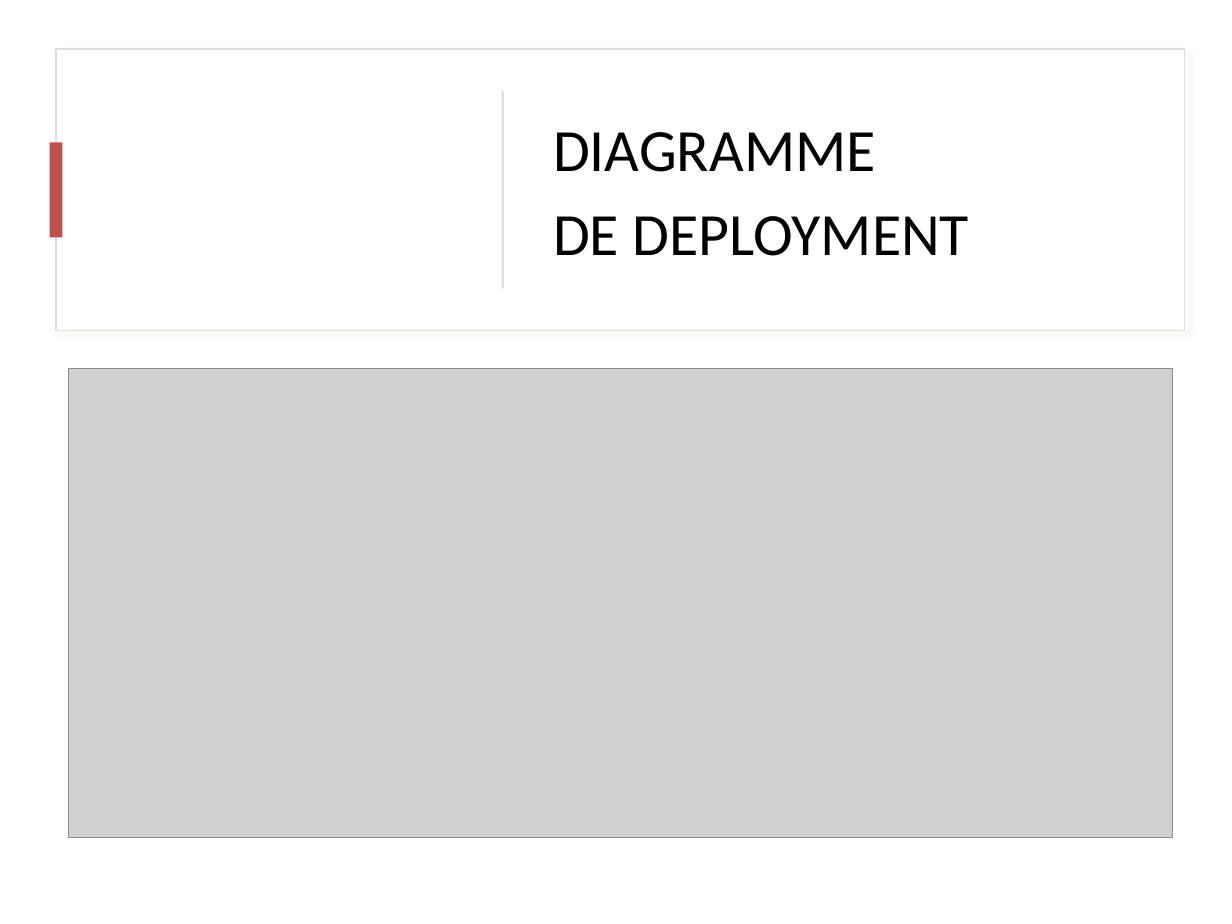
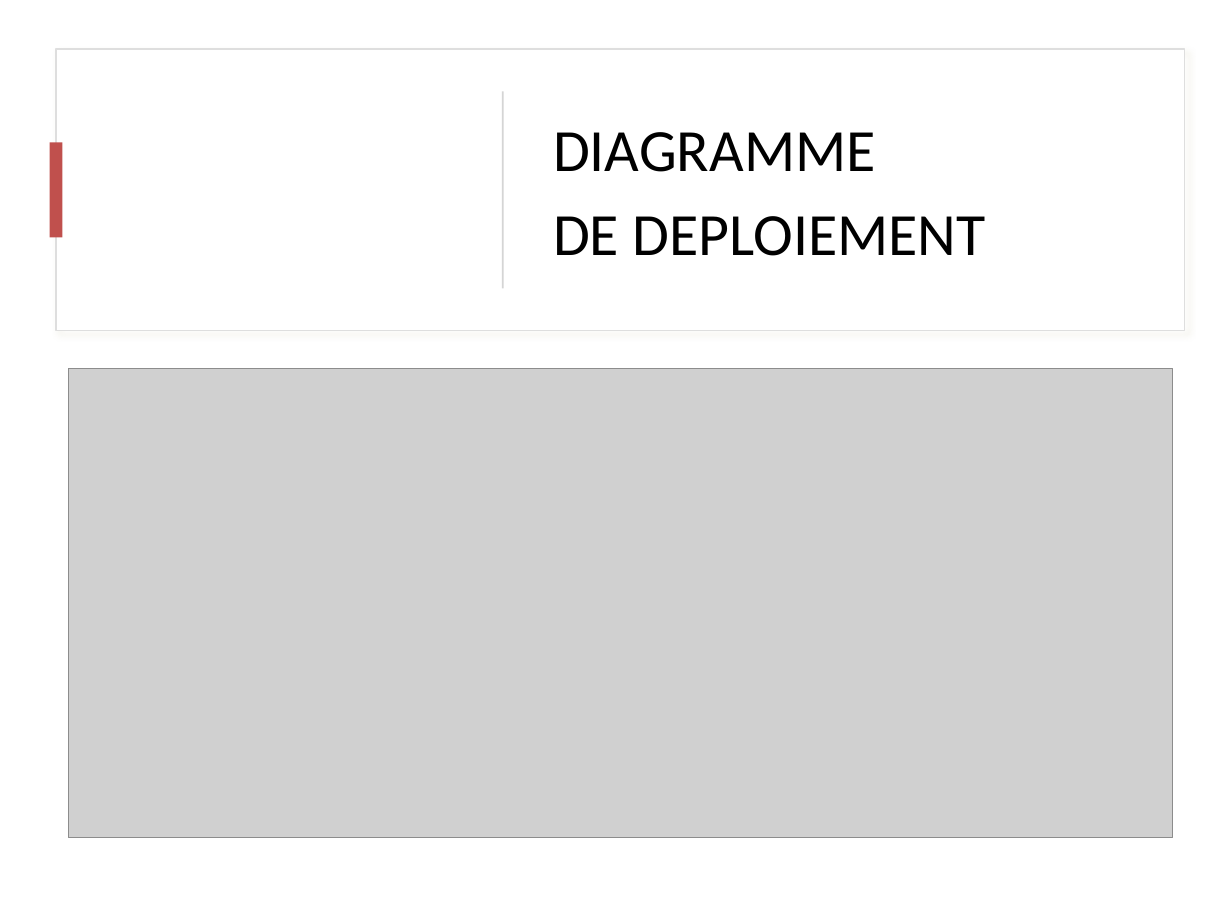
Before and after one commit to ShilkovKonst/pictopicto-client, a slide deck: slide 33 of dossier/PROJET picto.pptx (slide 31 before the commit). Drawn at 1232x924 pixels with LibreOffice and Linux fonts; fonts in the diff are those of the drawing; grey boxes stand for pictures. Boxes give left, top, right and bottom in pixels: in the first picture for what was removed or moved away, otherwise in the second. Text is boxed around its words. In the diff, an @@ line names an element or a change of style, - is before the commit and + after.

```diff
--- a/dossier/PROJET picto.pptx
+++ b/dossier/PROJET picto.pptx
@@ text at [553, 216, 986, 256]: text changed @@
-DE DEPLOYMENT
+DE DEPLOIEMENT
```
Also in this commit, not shown: 9 other slides changed, 9 slides added, 2 slides removed, 2 other files.
